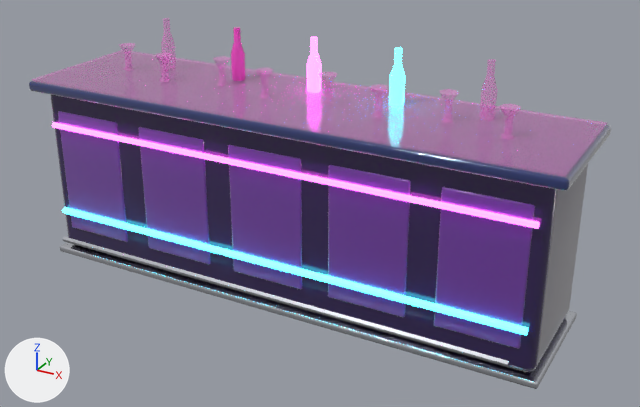
An edit to the glTF model public/assets/interiors/palco/bar_counter_neon.glb, drawn before and after from the same camera.
Before and after are seen from a 50 mm camera at (2.33, -3.98, 2.53) aimed at (0.15, -0.02, 0.55). Every picture has the same lights, and +X, +Y and +Z are marked at lower left. The picture after the commit comes second.

The first picture shows 'bar_counter_neon'.
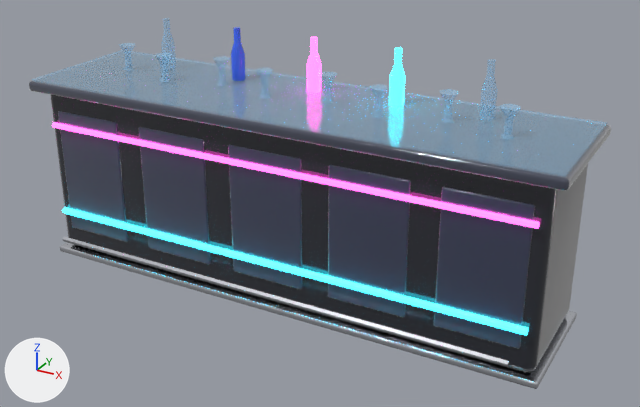
Where the change shows, as pixel boxes (x1, y1, x2, y2) in the pictures (640 x 407 px):
```json
{"object": "bar_counter_neon", "change": "recoloured", "before": [29, 18, 609, 371], "after": [29, 18, 609, 371]}
```

Edits to the scene script, one JSON object a line:
```json
{"op": "set", "path": "mat_base_006.base_color", "old": "(0.0232, 0.00605, 0.0802)", "new": "(0.013, 0.0152, 0.0252)", "note": "dark purple #2a1250 -> black #1e212c"}
{"op": "set", "path": "mat_soft_006.base_color", "old": "(0.011, 0.0232, 0.144)", "new": "(0.0423, 0.0497, 0.0844)", "note": "dark blue #1b2a6a -> dark blue #3a3f52"}
{"op": "set", "path": "mat_glass_006.base_color", "old": "(1.0, 0.258, 0.807)", "new": "(0.347, 0.687, 1.0)", "note": "pink #ff8be8 -> blue #9fd8ff"}
{"op": "set", "path": "mat_glow2_006.emission_color", "old": "(0.0782, 0.871, 1.0)", "new": "(0.0395, 0.807, 1.0)", "note": "cyan #4ff0ff -> cyan #38e8ff"}
{"op": "set", "path": "mat_accent_006.base_color", "old": "(0.144, 0.0262, 0.332)", "new": "(0.0232, 0.0331, 0.0802)", "note": "purple #6a2d9c -> dark blue #2a3350"}
{"op": "set", "path": "mat_glow_006.emission_color", "old": "(1.0, 0.114, 0.871)", "new": "(1.0, 0.0782, 0.631)", "note": "pink #ff5ff0 -> pink #ff4fd0"}
{"op": "set", "path": "mat_accent2_006.base_color", "old": "(1.0, 0.0782, 0.631)", "new": "(0.0437, 0.147, 1.0)", "note": "pink #ff4fd0 -> blue #3b6bff"}
```
